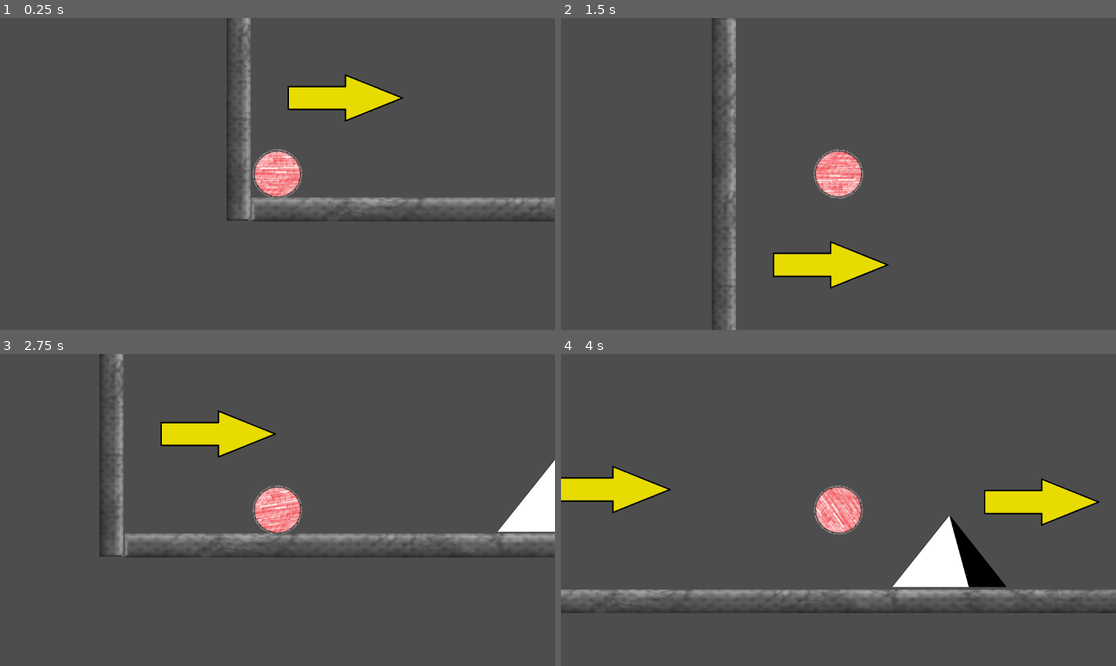
Above: before the commit, frames 1-4 (two rows, left to right).
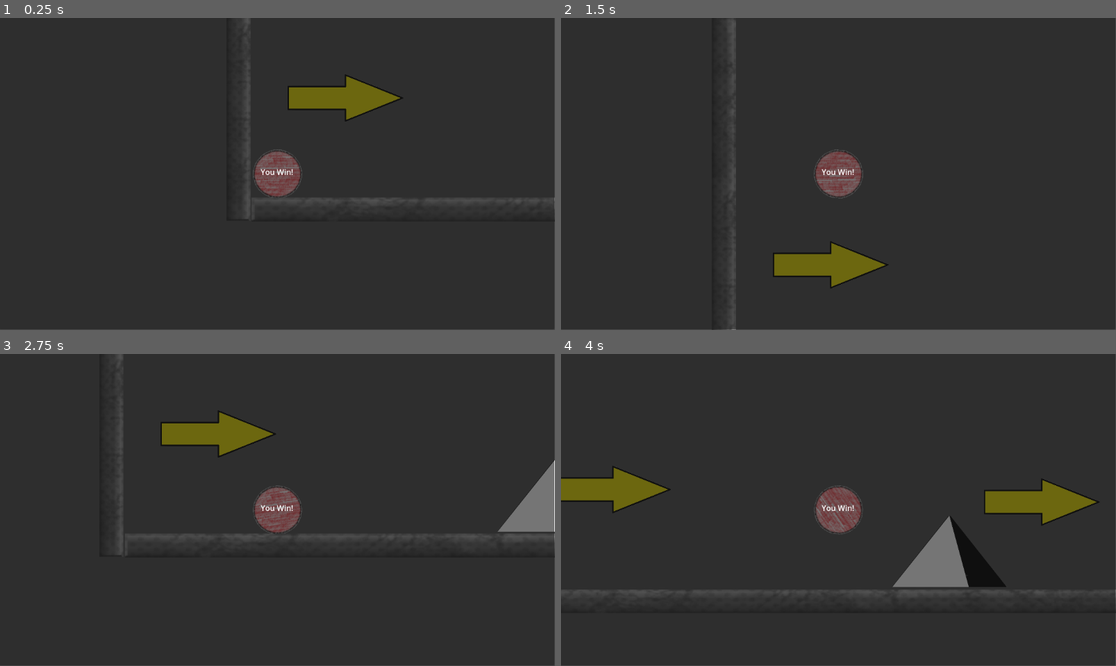
Above: after the commit, the same moments.

Repository: Cicadaware/Basic-Side-Scroller
Game: Godot game, scene res://node_2d.tscn
The game is run twice, just before and just after one commit, with the same random seed, the same clock (stepped at 60 frames per second) and the same inputs.
Inputs:
- Up to frame 1 (0.25 s): no input
- Up to frame 2 (1.5 s): tap Enter (ui_accept) at 0.5, 0.77 s; hold Right (ui_right) 0.53-1.28 s; hold Left (ui_left) from 1.28 s (still down)
- Up to frame 3 (2.75 s): tap Enter (ui_accept) at 1.52 s; release Left (ui_left) at 2.03 s; hold Right (ui_right) from 2.03 s (still down)
- Up to frame 4 (4 s): tap Enter (ui_accept) at 3.02, 3.77 s; release Right (ui_right) at 3.53 s; hold Left (ui_left) from 3.53 s (still down)

The runs differ from the first frame. In frame 1, 98% of the frame differs, in the area x 0-100%, y 0-100%; in frame 2, 99%; in frame 3, 98%; in frame 4, 97%.

Commit message:
added win screen

Diff:
--- /dev/null
+++ b/node_2d.gd
@@ -0,0 +1,11 @@
+extends Node2D
+
+
+func _on_win_area_body_entered(body: Node2D) -> void:
+	if body.is_in_group("Player"):
+		win_game()
+
+func win_game() -> void:
+	print("You Win!")
+	get_tree().paused = true
+	$WinScreen.show()
--- a/node_2d.tscn
+++ b/node_2d.tscn
@@ -1,6 +1,7 @@
-[gd_scene load_steps=9 format=3 uid="uid://dmtml1es2u8tg"]
+[gd_scene load_steps=11 format=3 uid="uid://dmtml1es2u8tg"]
 
 [ext_resource type="Script" uid="uid://chwgfm4defjwi" path="res://player.gd" id="1_0e48y"]
+[ext_resource type="Script" uid="uid://dhfu1qlr5mc3l" path="res://node_2d.gd" id="1_kdubu"]
 [ext_resource type="Texture2D" uid="uid://pw3pxx865n8c" path="res://resources/ball.png" id="2_q6r6c"]
 [ext_resource type="Texture2D" uid="uid://c2pm2ps72mgyy" path="res://resources/floor.png" id="3_0hol4"]
 [ext_resource type="Texture2D" uid="uid://r0p0dlhdxsg" path="res://resources/triangle.png" id="4_0hol4"]
@@ -14,7 +15,11 @@
 [sub_resource type="RectangleShape2D" id="RectangleShape2D_q6r6c"]
 size = Vector2(128, 128)
 
+[sub_resource type="RectangleShape2D" id="RectangleShape2D_d21ai"]
+size = Vector2(308, 221)
+
 [node name="Node2D" type="Node2D"]
+script = ExtResource("1_kdubu")
 
 [node name="Arrow" type="Sprite2D" parent="."]
 position = Vector2(-88, -204)
@@ -74,7 +79,31 @@
 scale = Vector2(0.282707, 0.379693)
 texture = ExtResource("5_q6r6c")
 
-[node name="Player" type="RigidBody2D" parent="."]
+[node name="Arrow11" type="Sprite2D" parent="."]
+position = Vector2(4296, -795)
+rotation = -2.41671
+scale = Vector2(0.282707, 0.379693)
+texture = ExtResource("5_q6r6c")
+
+[node name="Arrow12" type="Sprite2D" parent="."]
+position = Vector2(4139, -1032)
+rotation = -0.735509
+scale = Vector2(0.282707, 0.379693)
+texture = ExtResource("5_q6r6c")
+
+[node name="Arrow13" type="Sprite2D" parent="."]
+position = Vector2(4255, -1291)
+rotation = -2.1936
+scale = Vector2(0.282707, 0.379693)
+texture = ExtResource("5_q6r6c")
+
+[node name="Arrow14" type="Sprite2D" parent="."]
+position = Vector2(4192, -1555)
+rotation = -0.519905
+scale = Vector2(0.282707, 0.379693)
+texture = ExtResource("5_q6r6c")
+
+[node name="Player" type="RigidBody2D" parent="." groups=["Player"]]
 position = Vector2(-229, -53)
 script = ExtResource("1_0e48y")
 
@@ -229,30 +258,6 @@
 position = Vector2(5, 3)
 shape = SubResource("RectangleShape2D_q6r6c")
 
-[node name="Arrow11" type="Sprite2D" parent="."]
-position = Vector2(4296, -788)
-rotation = -2.41671
-scale = Vector2(0.282707, 0.379693)
-texture = ExtResource("5_q6r6c")
-
-[node name="Arrow12" type="Sprite2D" parent="."]
-position = Vector2(4139, -1025)
-rotation = -0.735509
-scale = Vector2(0.282707, 0.379693)
-texture = ExtResource("5_q6r6c")
-
-[node name="Arrow13" type="Sprite2D" parent="."]
-position = Vector2(4255, -1284)
-rotation = -2.1936
-scale = Vector2(0.282707, 0.379693)
-texture = ExtResource("5_q6r6c")
-
-[node name="Arrow14" type="Sprite2D" parent="."]
-position = Vector2(4192, -1548)
-rotation = -0.519905
-scale = Vector2(0.282707, 0.379693)
-texture = ExtResource("5_q6r6c")
-
 [node name="Ground11" type="StaticBody2D" parent="." groups=["Ground"]]
 position = Vector2(4495, -648)
 scale = Vector2(2, 0.383)
@@ -359,4 +364,35 @@
 position = Vector2(5, 3)
 shape = SubResource("RectangleShape2D_q6r6c")
 
+[node name="WinArea" type="Area2D" parent="."]
+position = Vector2(4480, -1770)
+
+[node name="CollisionShape2D" type="CollisionShape2D" parent="WinArea"]
+position = Vector2(0, 1)
+shape = SubResource("RectangleShape2D_d21ai")
+
+[node name="WinScreen" type="CanvasLayer" parent="."]
+
+[node name="Panel" type="Panel" parent="WinScreen"]
+anchors_preset = 15
+anchor_right = 1.0
+anchor_bottom = 1.0
+offset_left = -1.0
+offset_top = -1.0
+offset_right = -1.0
+offset_bottom = -1.0
+grow_horizontal = 2
+grow_vertical = 2
+
+[node name="Label" type="Label" parent="WinScreen/Panel"]
+layout_mode = 0
+offset_left = 542.0
+offset_top = 309.0
+offset_right = 610.0
+offset_bottom = 332.0
+text = "You Win!"
+horizontal_alignment = 1
+vertical_alignment = 1
+
 [connection signal="body_entered" from="Player/FloorArea" to="Player" method="_on_floor_area_body_entered"]
+[connection signal="body_entered" from="WinArea" to="." method="_on_win_area_body_entered"]
Not shown, added: node_2d.gd.uid
